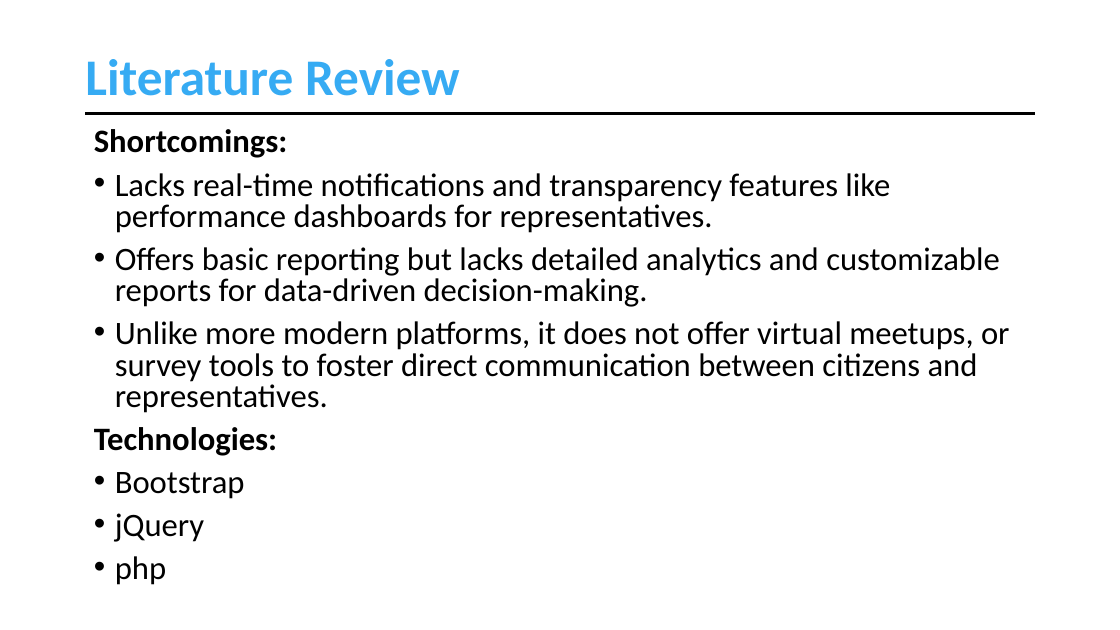
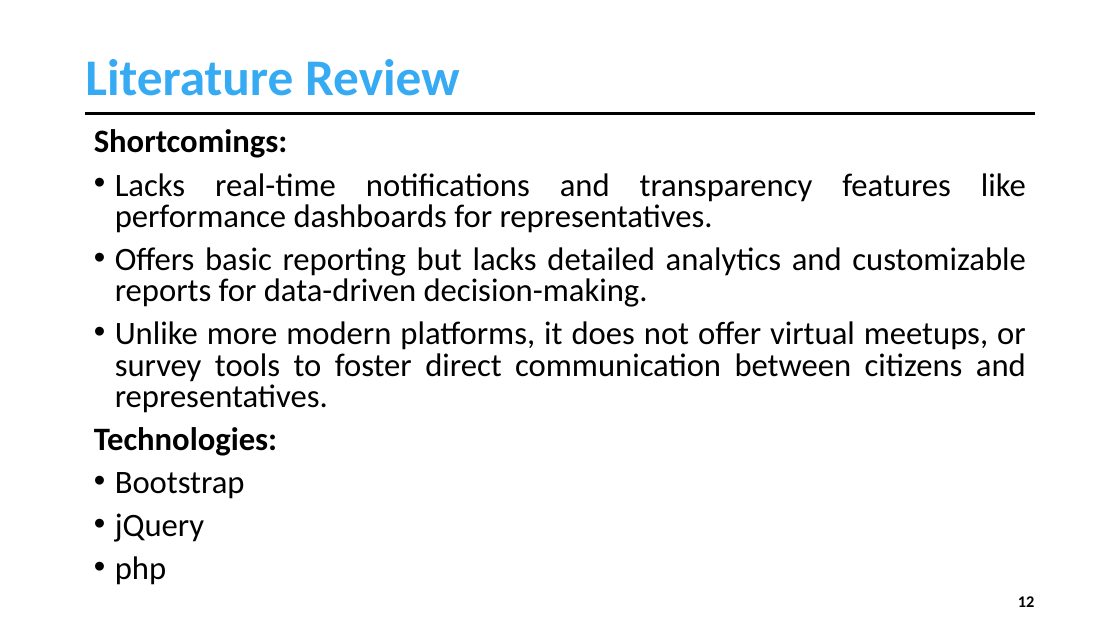
Before and after one commit to muhammadahsanmirza/fyp-constituency-connect, a slide deck: slide 12 of 4 - Idea Evaluation/Idea Evaluation Slides - Working Draft.pptx (slide 14 before the commit). Drawn at 1120x630 pixels with LibreOffice and Linux fonts; fonts in the diff are those of the drawing. Boxes give left, top, right and bottom in pixels: in the first picture for what was removed or moved away, otherwise in the second. Text is boxed around its words. In the diff, an @@ line names an element or a change of style, - is before the commit and + after.

```diff
--- a/4 - Idea Evaluation/Idea Evaluation Slides - Working Draft.pptx
+++ b/4 - Idea Evaluation/Idea Evaluation Slides - Working Draft.pptx
@@ text "Shortcomings:" at [94, 129, 1026, 585]: alignment left to justified @@
@@ page number added at [1018, 596, 1035, 607], 14 pt, text #000000, bold @@
+12
```
Also in this commit, not shown: 22 other slides changed, 4 slides added, 9 slides removed, 13 other files.
